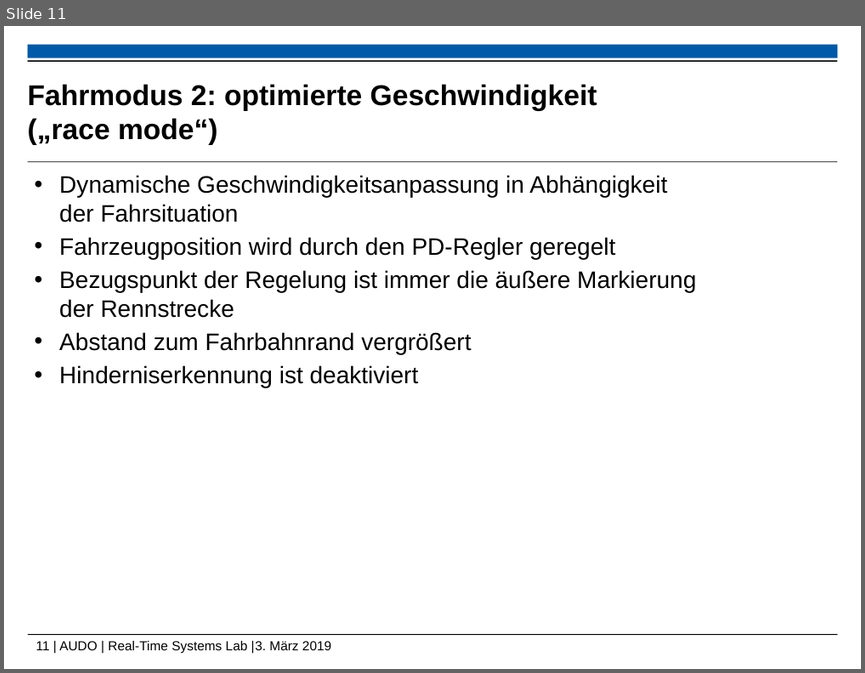
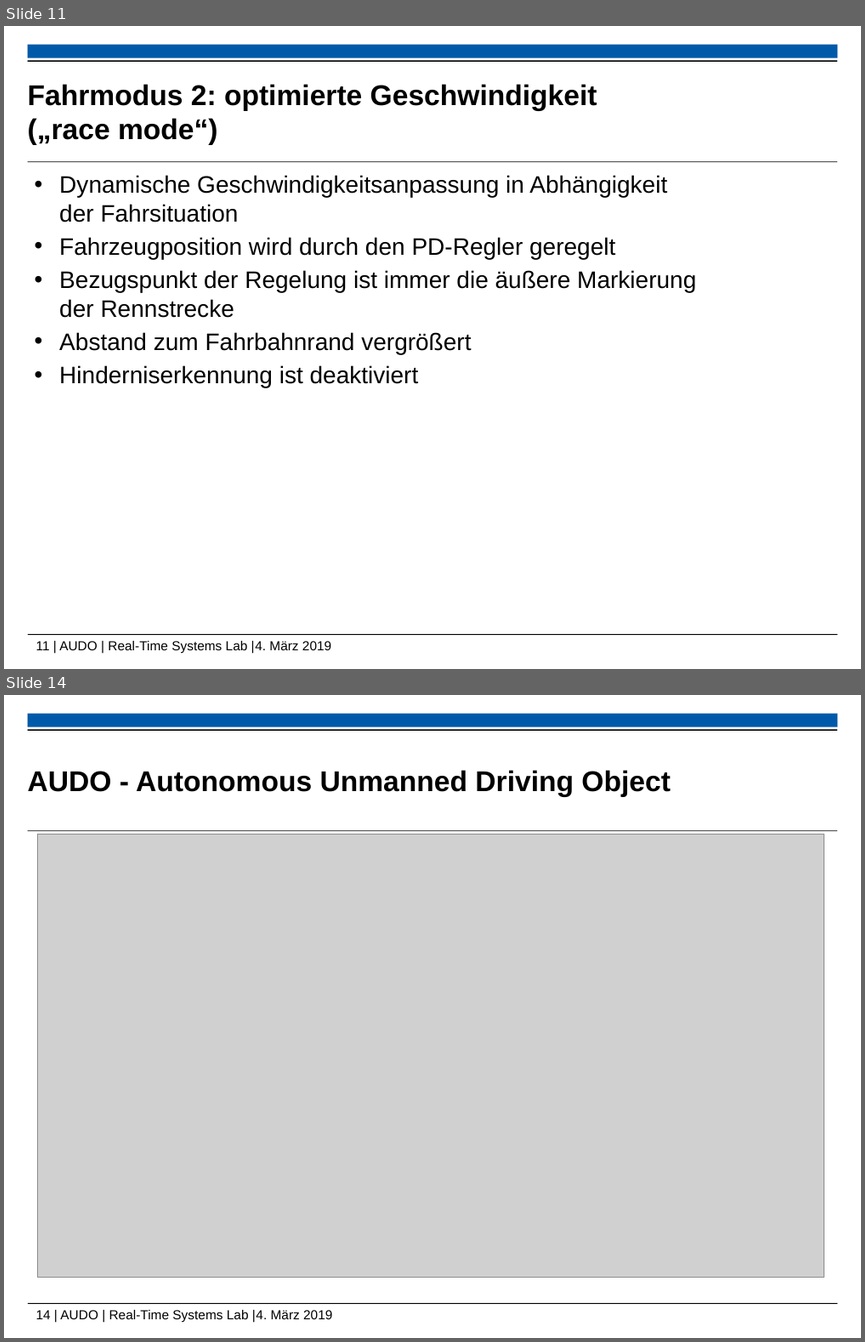
Before and after one commit to ramona3300/AUDO, a slide deck: Dokumente/Präsentationen/Abschlusspräsentation.pptx. Shown one above the other, each under a label of ours: slide 11 before the commit, slides 11 and 14 after it; the slides between them are not shown. The pictures are 865x673 and 865x1342 pixels, drawn with LibreOffice and Linux fonts; fonts in the diff are those of the drawing; grey boxes stand for pictures; background and template pictures are left out. Boxes give left, top, right and bottom in pixels: in the first picture for what was removed or moved away, otherwise in the second. Text is boxed around its words. In the diff, an @@ line names an element or a change of style, - is before the commit and + after.

```diff
--- a/Dokumente/Präsentationen/Abschlusspräsentation.pptx
+++ b/Dokumente/Präsentationen/Abschlusspräsentation.pptx
@@ slide 14 added at (4,695,861,1338), background #FFFFFF; not listed: 5 template elements that a slide beside it also shows @@
@@ title added at (28,770,670,797), 24 pt, text #000000, bold @@
+AUDO - Autonomous Unmanned Driving Object
@@ picture added at (37,834,824,1276) @@
@@ text at (36,641,331,653): text changed @@
-11 | AUDO | Real-Time Systems Lab |3. März 2019
+11 | AUDO | Real-Time Systems Lab |4. März 2019
```
Also in this commit, not shown: 6 slides changed, 1 slide removed, 7 other files.
